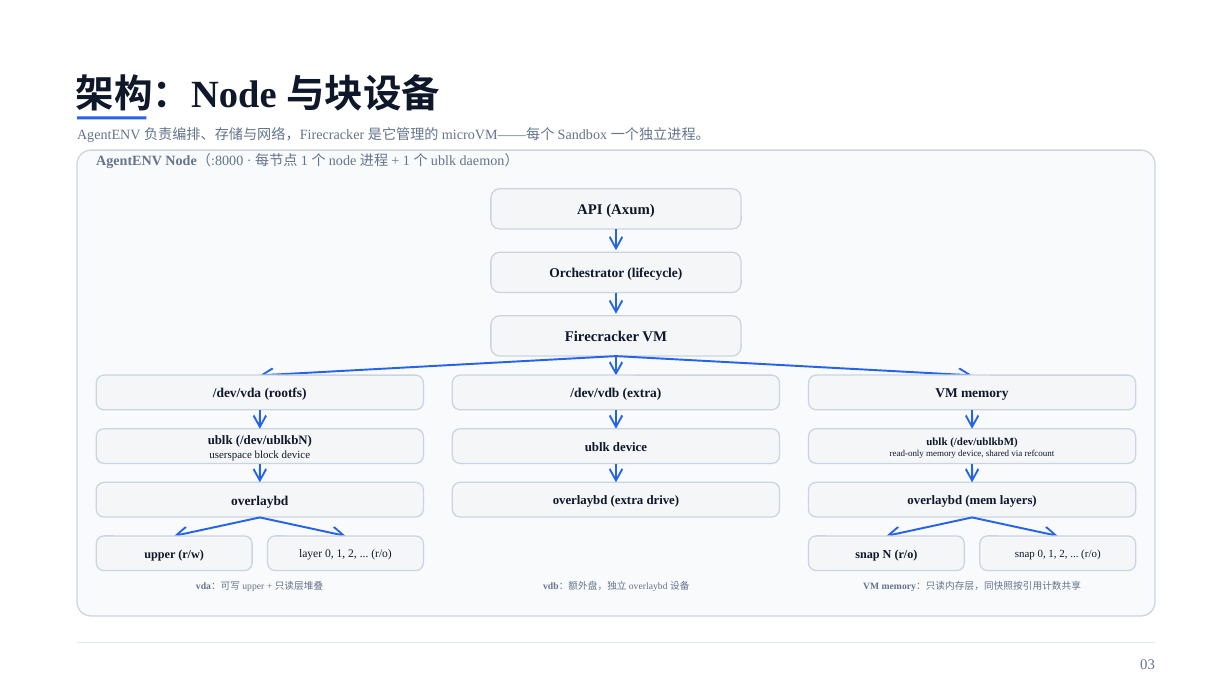
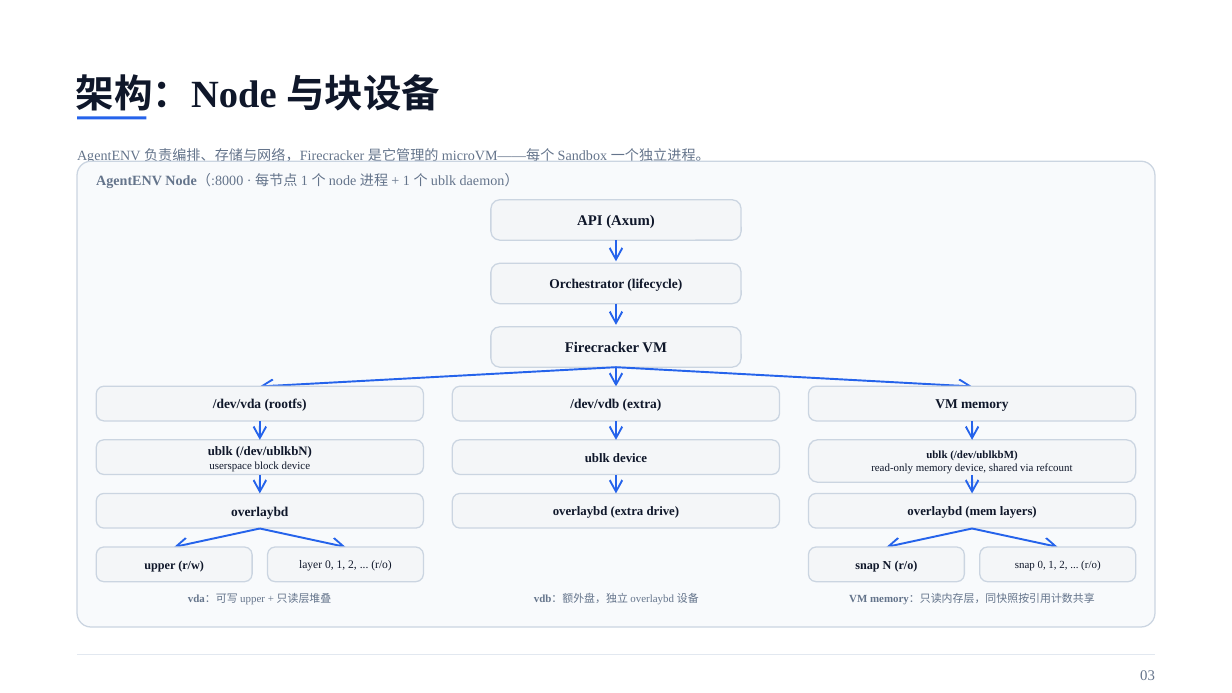
Before and after one commit to liushiqin-647/aenv, a slide deck: slide 3 of agentenv_20261102_polished.pptx. Drawn at 1232x693 pixels with LibreOffice and Linux fonts; fonts in the diff are those of the drawing. Boxes give left, top, right and bottom in pixels: in the first picture for what was removed or moved away, otherwise in the second. Text is boxed around its words. In the diff, an @@ line names an element or a change of style, - is before the commit and + after.

Commit message:
style: 封面排版修正——标题组下移至视觉中心，页脚来源框加宽防溢出

```diff
--- a/agentenv_20261102_polished.pptx
+++ b/agentenv_20261102_polished.pptx
@@ text "AgentENV 负责编排、存储与网络，Firecracker 是它管理的 microVM——每个 Sandbox ...": place and size @@
-text "AgentENV 负责编排、存储与网络，Firecracker 是它管理的 microVM——每个 Sandbox ..." at box(77, 127, 710, 142)
+text "AgentENV 负责编排、存储与网络，Firecracker 是它管理的 microVM——每个 Sandbox ..." at box(77, 148, 710, 163)
@@ text "AgentENV Node（:8000 · 每节点 1 ...": place and size @@
-text "AgentENV Node（:8000 · 每节点 1 ..." at box(96, 153, 519, 168)
+text "AgentENV Node（:8000 · 每节点 1 ..." at box(96, 173, 519, 188)
@@ rounded rectangle "ublk (/dev/ublkbM)": place and size @@
-rounded rectangle "ublk (/dev/ublkbM)" at box(809, 429, 1136, 464)
+rounded rectangle "ublk (/dev/ublkbM)" at box(809, 440, 1136, 482)
@@ 16 rounded rectangles, 15 arrows, 4 texts, 1 freeform shape: place and size @@
-16 rounded rectangles, 15 arrows, 4 texts, 1 freeform shape at box(77, 150, 1155, 669)
+16 rounded rectangles, 15 arrows, 4 texts, 1 freeform shape at box(77, 162, 1155, 680)
@@ text in rounded rectangle at box(871, 463, 1072, 474): size 7 to 8.5 pt in "read-only memory device, shared via refcount" @@
@@ size 7.5 to 8.5 pt in 3 elements at box(188, 593, 332, 605), box(534, 593, 699, 605), box(849, 594, 1095, 605) @@
```
Also in this commit, not shown: 13 other slides changed.
